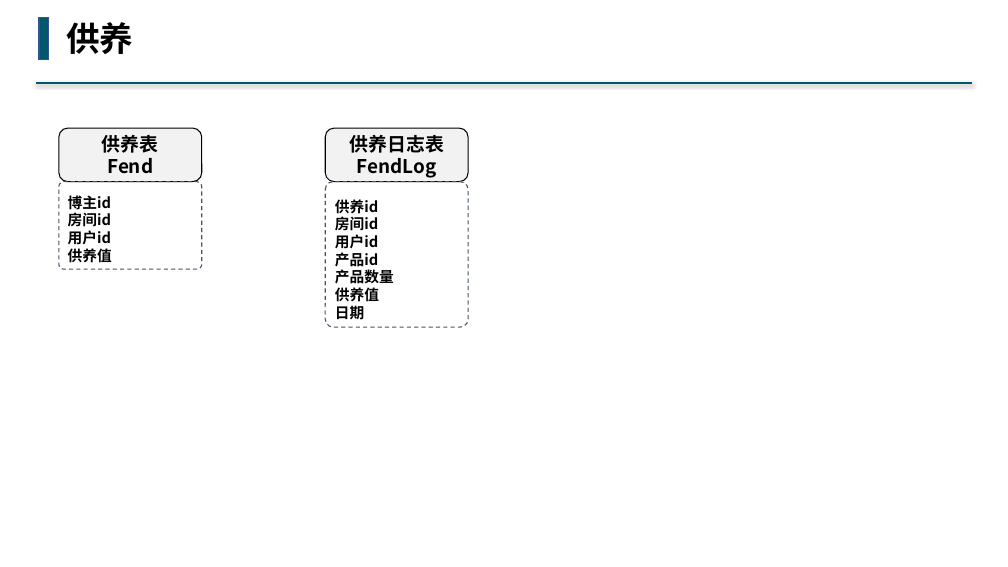
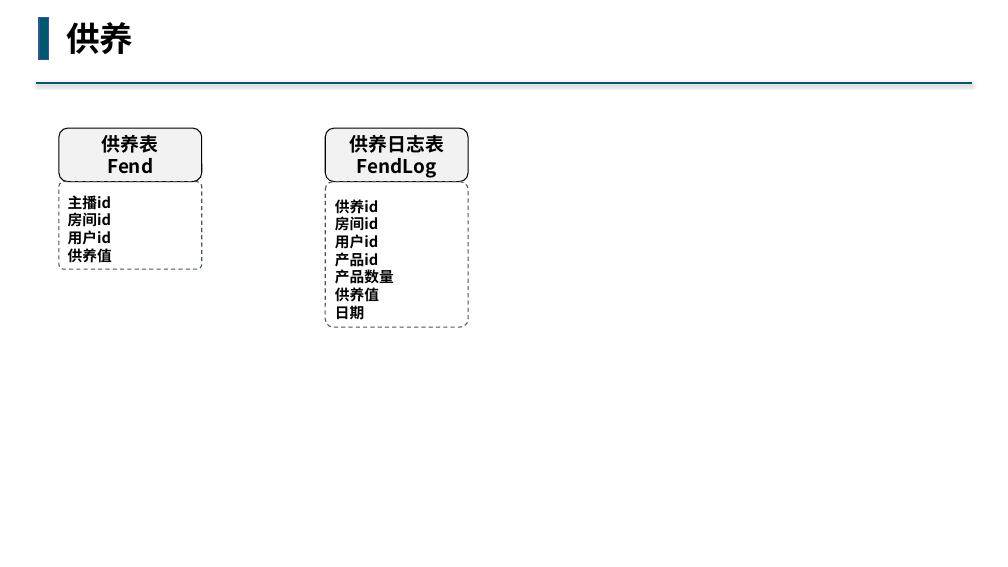
Before and after one commit to buddhachain/buddhaContract, a slide deck: slide 3 of doc/04.直播.pptx. Drawn at 1008x567 pixels with LibreOffice and Linux fonts; fonts in the diff are those of the drawing. Boxes give left, top, right and bottom in pixels: in the first picture for what was removed or moved away, otherwise in the second. Text is boxed around its words. In the diff, an @@ line names an element or a change of style, - is before the commit and + after.

```diff
--- a/doc/04.直播.pptx
+++ b/doc/04.直播.pptx
@@ text in rounded rectangle at box(68, 195, 111, 210): text changed @@
-博主id
+主播id
```
Also in this commit, not shown: 1 other slide changed, 2 other files.
